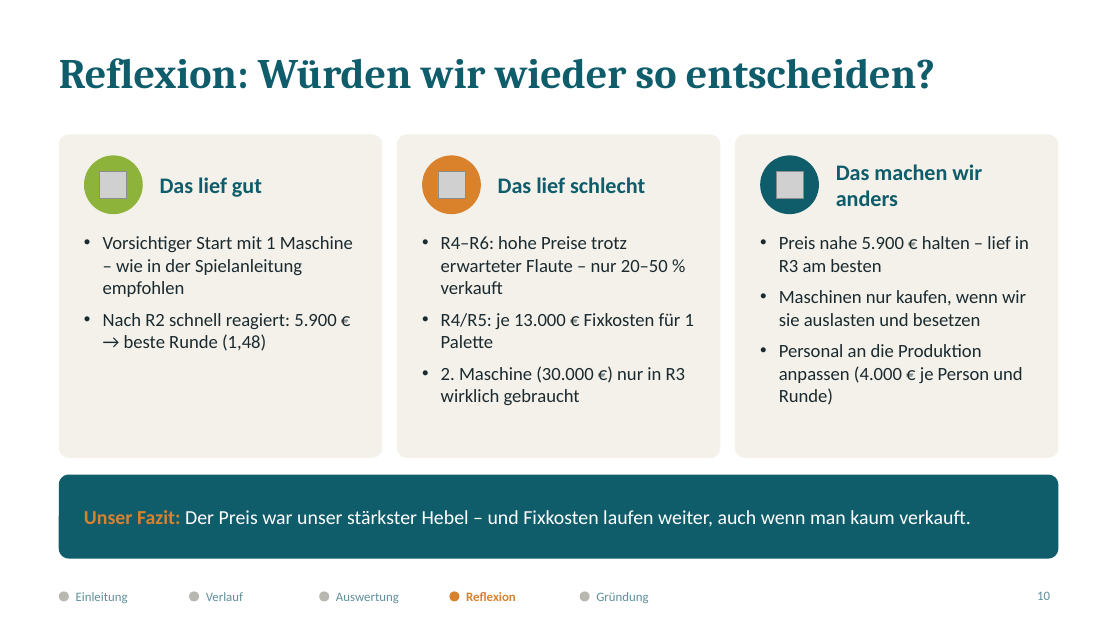
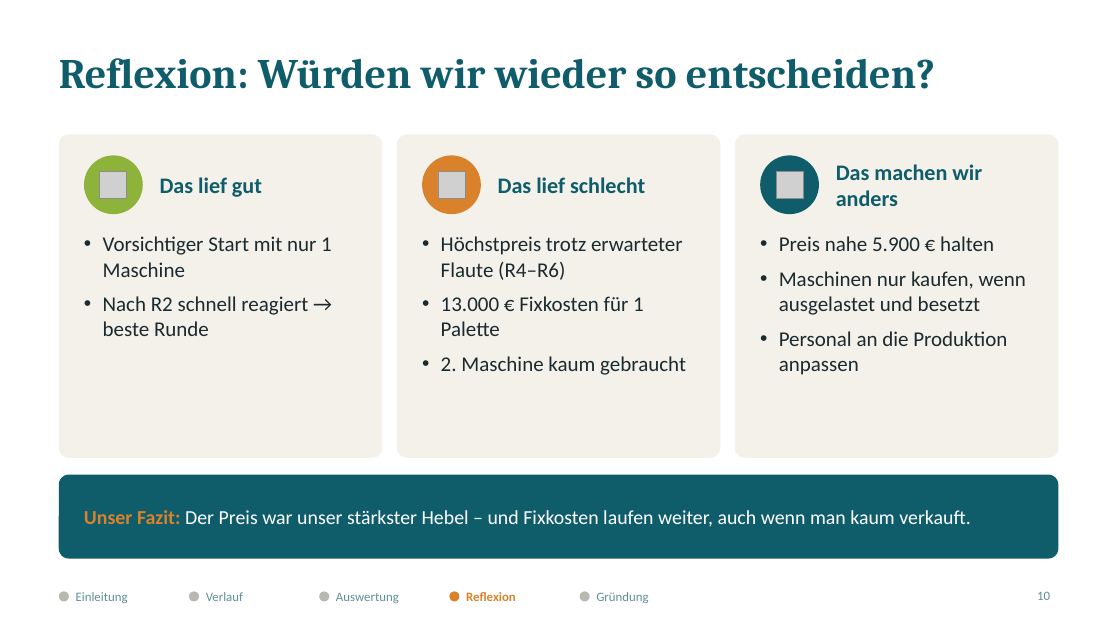
Before and after one commit to jofy0002/claude-workspace, a slide deck: slide 10 of endpraesentation/Elbharz_Endpraesentation.pptx. Drawn at 1120x630 pixels with LibreOffice and Linux fonts; fonts in the diff are those of the drawing; grey boxes stand for pictures. Boxes give left, top, right and bottom in pixels: in the first picture for what was removed or moved away, otherwise in the second. Text is boxed around its words. In the diff, an @@ line names an element or a change of style, - is before the commit and + after.

```diff
--- a/endpraesentation/Elbharz_Endpraesentation.pptx
+++ b/endpraesentation/Elbharz_Endpraesentation.pptx
@@ text at <box>103,236,332,336</box>: text changed; size 16 to 18 pt @@
-• Vorsichtiger Start mit 1 Maschine – wie in der Spielanleitung empfohlen
-• Nach R2 schnell reagiert: 5.900 € → beste Runde (1,48)
+• Vorsichtiger Start mit nur 1 Maschine
+• Nach R2 schnell reagiert → beste Runde
@@ text at <box>441,236,686,375</box>: text changed; size 16 to 18 pt @@
-• R4–R6: hohe Preise trotz erwarteter Flaute – nur 20–50 % verkauft
-• R4/R5: je 13.000 € Fixkosten für 1 Palette
-• 2. Maschine (30.000 €) nur in R3 wirklich gebraucht
+• Höchstpreis trotz erwarteter Flaute (R4–R6)
+• 13.000 € Fixkosten für 1 Palette
+• 2. Maschine kaum gebraucht
@@ text at <box>779,236,1026,375</box>: text changed; size 16 to 18 pt @@
-• Preis nahe 5.900 € halten – lief in R3 am besten
-• Maschinen nur kaufen, wenn wir sie auslasten und besetzen
-• Personal an die Produktion anpassen (4.000 € je Person und Runde)
+• Preis nahe 5.900 € halten
+• Maschinen nur kaufen, wenn ausgelastet und besetzt
+• Personal an die Produktion anpassen
```
Also in this commit, not shown: 6 other slides changed, 3 slides added, 2 slides removed, 7 other files.
